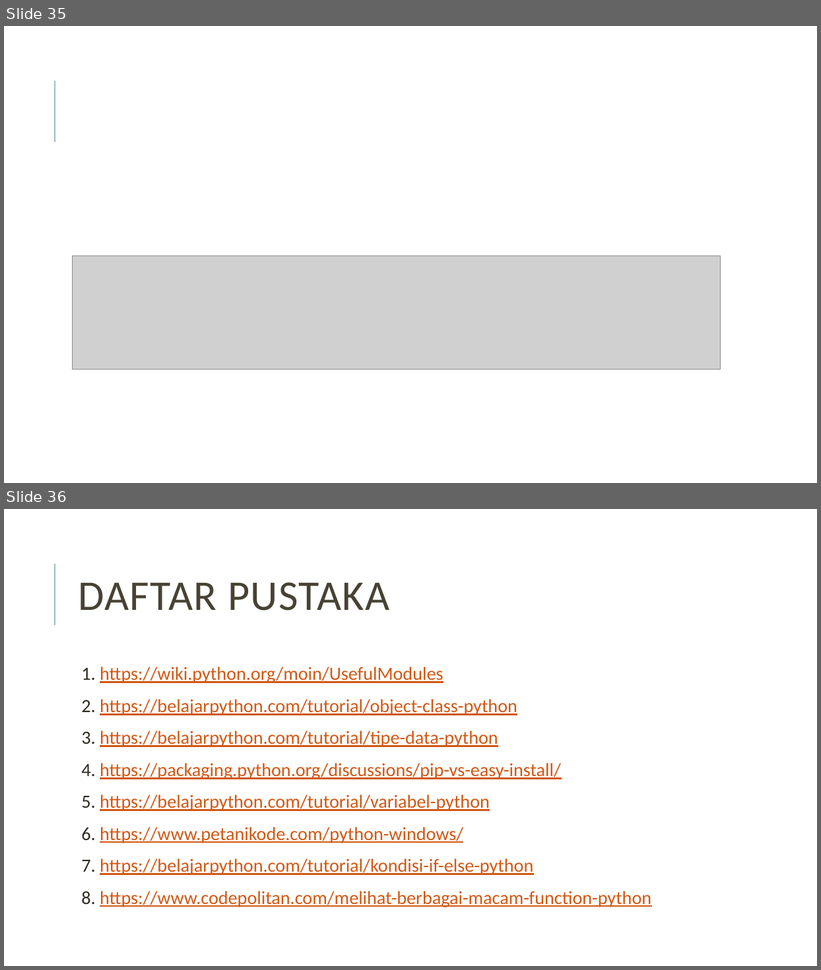
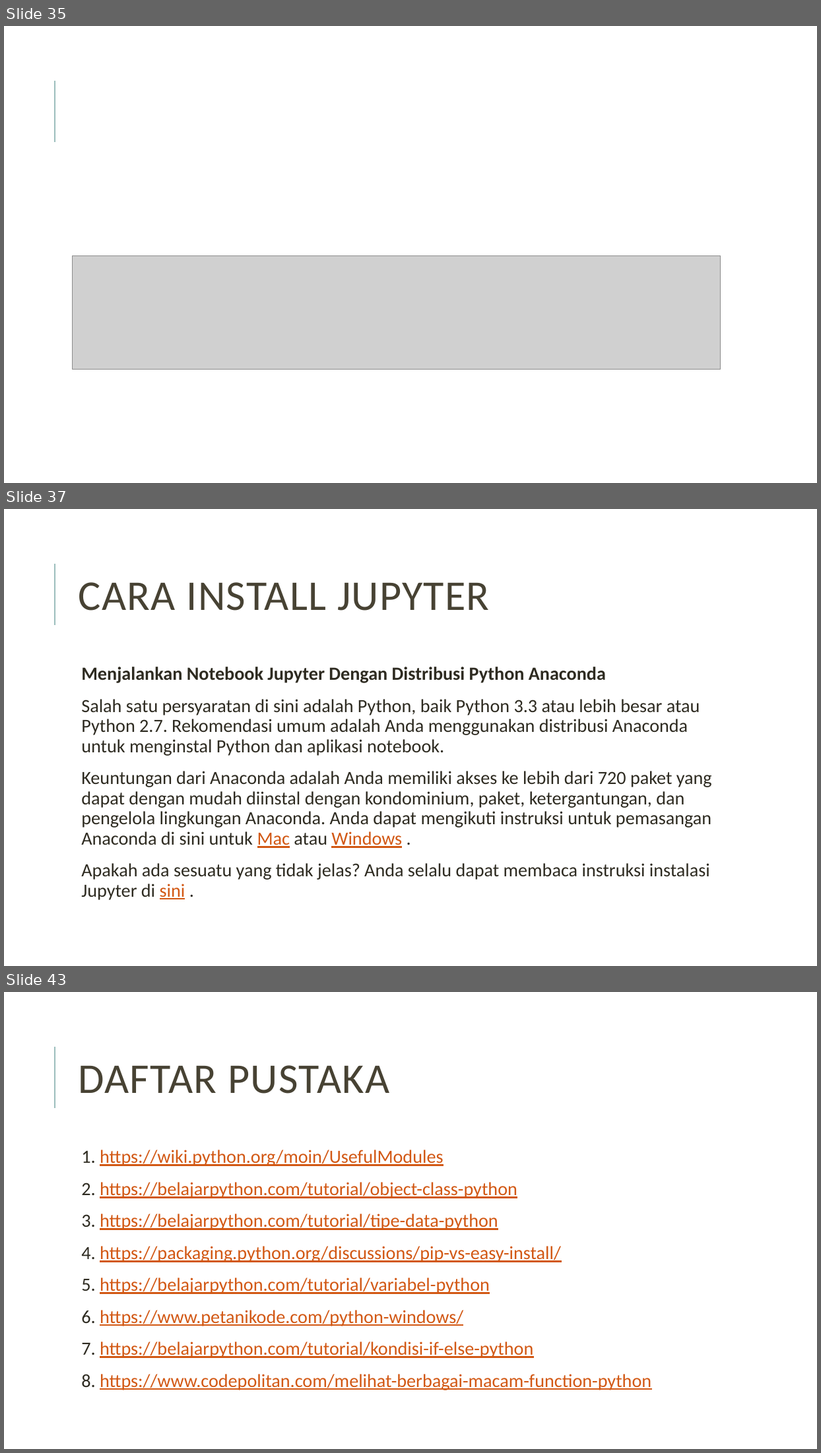
Before and after one commit to daryldiningrat/Pengantar-Deep-Learning, a slide deck: Tugas 1/DarylDiningrat_51415600_4IA17.pptx. Shown one above the other, each under a label of ours: slides 35 and 36 before the commit, slides 35, 37 and 43 after it; the slides between them are not shown. The pictures are 821x970 and 821x1453 pixels, drawn with LibreOffice and Linux fonts; fonts in the diff are those of the drawing; grey boxes stand for pictures. Boxes give left, top, right and bottom in pixels: in the first picture for what was removed or moved away, otherwise in the second. Text is boxed around its words. In the diff, an @@ line names an element or a change of style, - is before the commit and + after.

Commit message:
Modified

```diff
--- a/Tugas 1/DarylDiningrat_51415600_4IA17.pptx
+++ b/Tugas 1/DarylDiningrat_51415600_4IA17.pptx
@@ slide 37 added at (4,509,817,966), background #FFFFFF; not listed: 1 template element that a slide beside it also shows @@
@@ title added at (79,582,489,611), 50 pt, text #474233 @@
+CARA INSTALL JUPYTER
@@ text added at (81,667,712,900), 22 pt, text #2E2B21 @@
+  Menjalankan Notebook Jupyter Dengan Distribusi Python Anaconda
+  Salah satu persyaratan di sini adalah Python, baik Python 3.3 atau lebih besar atau Python 2.7. Rekomendasi umum adalah Anda menggunakan distribusi Anaconda untuk menginstal Python dan aplikasi notebook.
+  Keuntungan dari Anaconda adalah Anda memiliki akses ke lebih dari 720 paket yang dapat dengan mudah diinstal dengan kondominium, paket, ketergantungan, dan pengelola lingkungan Anaconda. Anda dapat mengikuti instruksi untuk pemasangan Anaconda di sini untuk Mac atau Windows .
+  Apakah ada sesuatu yang tidak jelas? Anda selalu dapat membaca instruksi instalasi Jupyter di sini .
@@ what was slide 36 is now slide 43 @@
```
Also in this commit, not shown: 6 other slides added.
